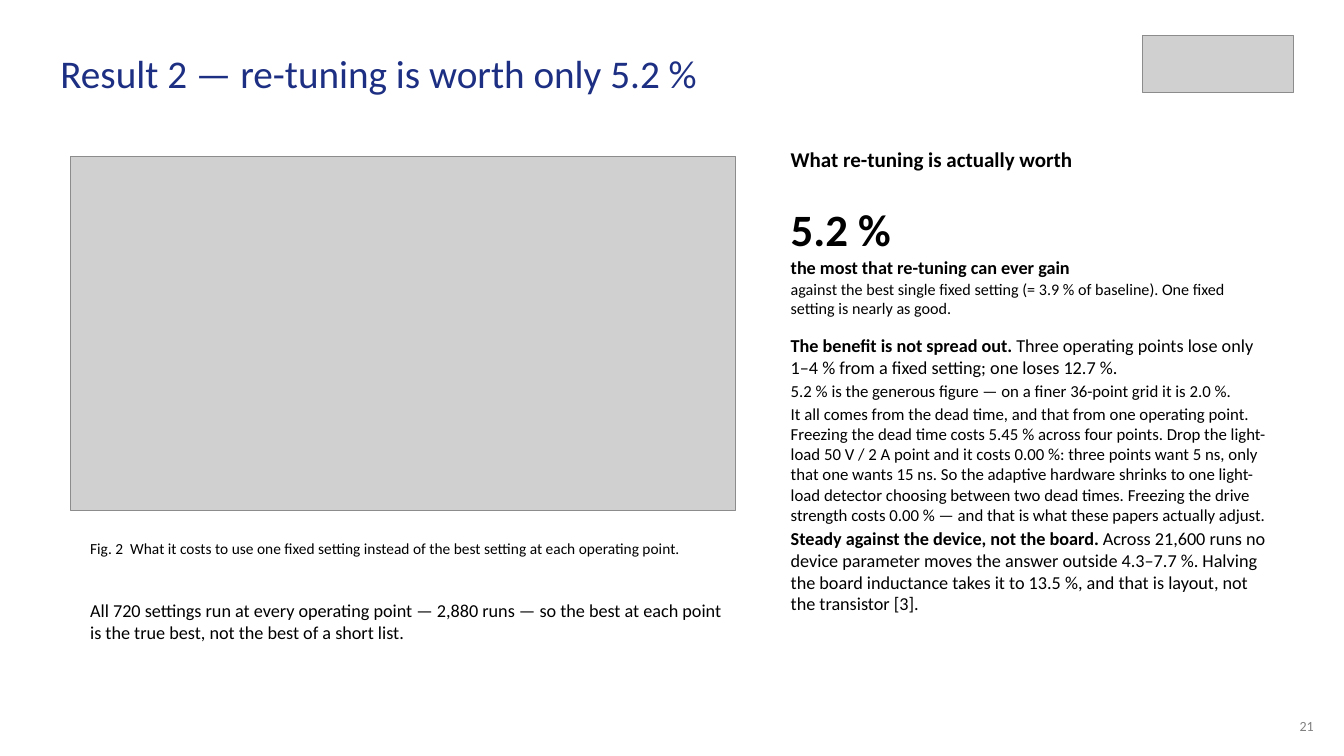
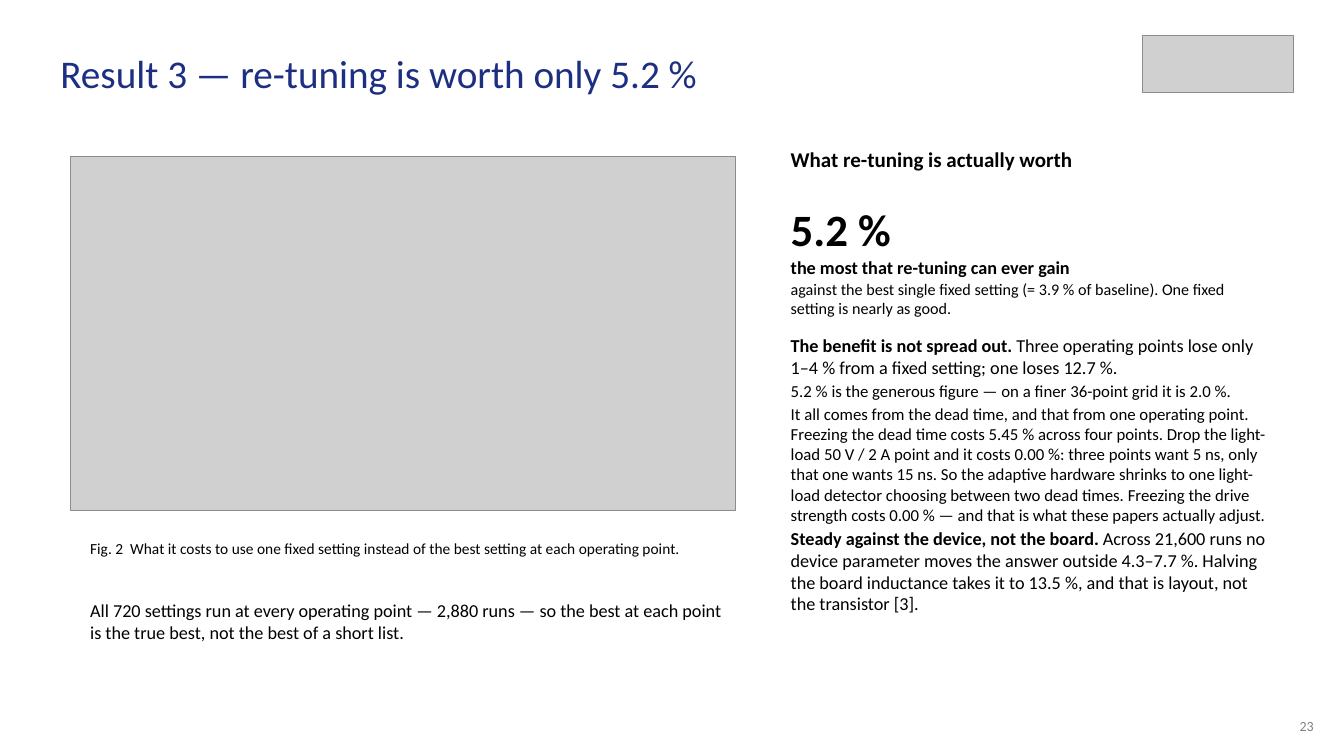
Before and after one commit to Amritha902/gan-driver, a slide deck: slide 23 of review/Review1_GaN_Segmented_Gate_Driver.pptx (slide 21 before the commit). Drawn at 1344x756 pixels with LibreOffice and Linux fonts; fonts in the diff are those of the drawing; grey boxes stand for pictures. Boxes give left, top, right and bottom in pixels: in the first picture for what was removed or moved away, otherwise in the second. Text is boxed around its words. In the diff, an @@ line names an element or a change of style, - is before the commit and + after.

```diff
--- a/review/Review1_GaN_Segmented_Gate_Driver.pptx
+++ b/review/Review1_GaN_Segmented_Gate_Driver.pptx
@@ text at box(60, 60, 660, 95): text changed @@
-Result 2 — re-tuning is worth only 5.2 %
+Result 3 — re-tuning is worth only 5.2 %
@@ text at box(1300, 722, 1314, 731): text changed @@
-21
+23
```
Also in this commit, not shown: 23 other slides changed, 2 slides added, 18 other files.
